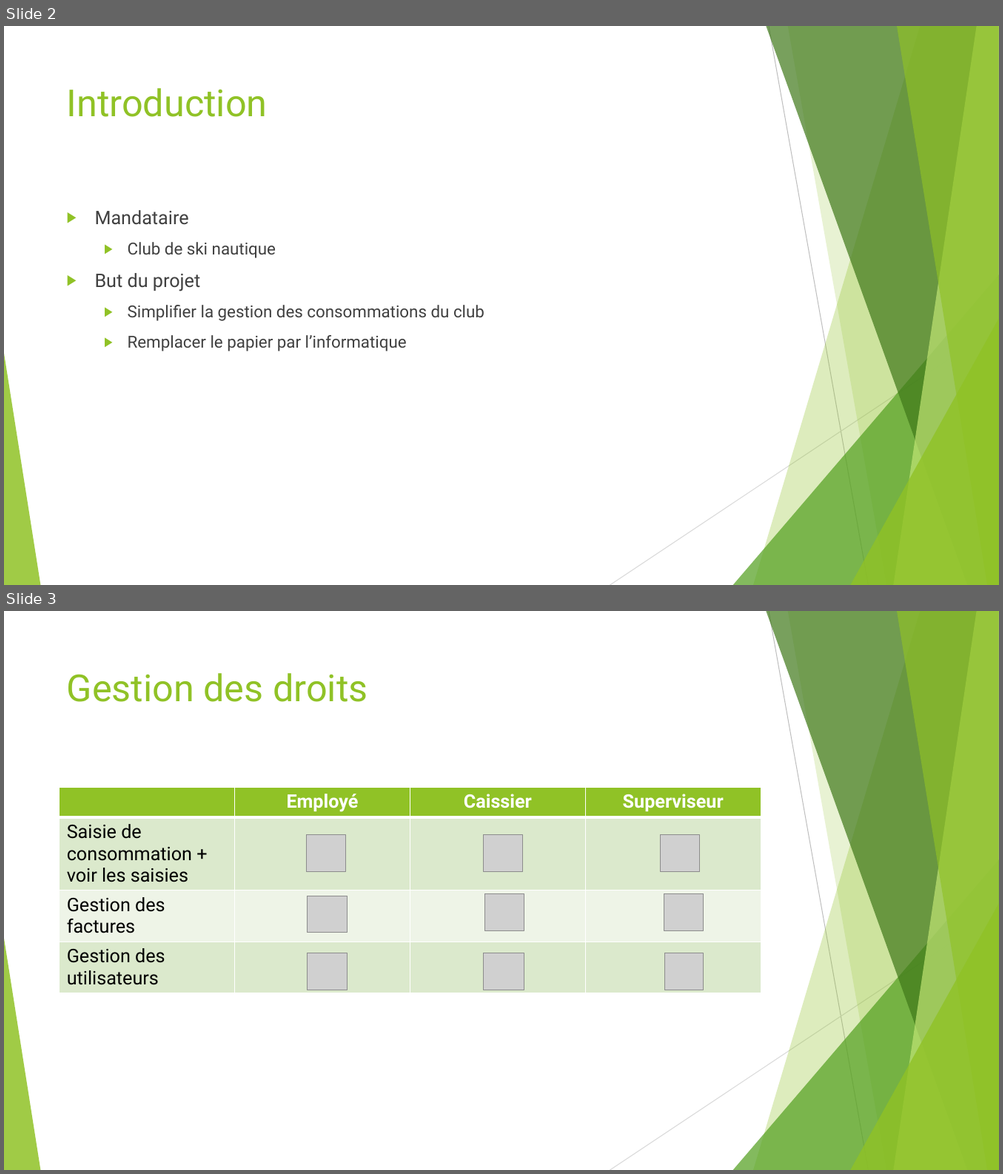
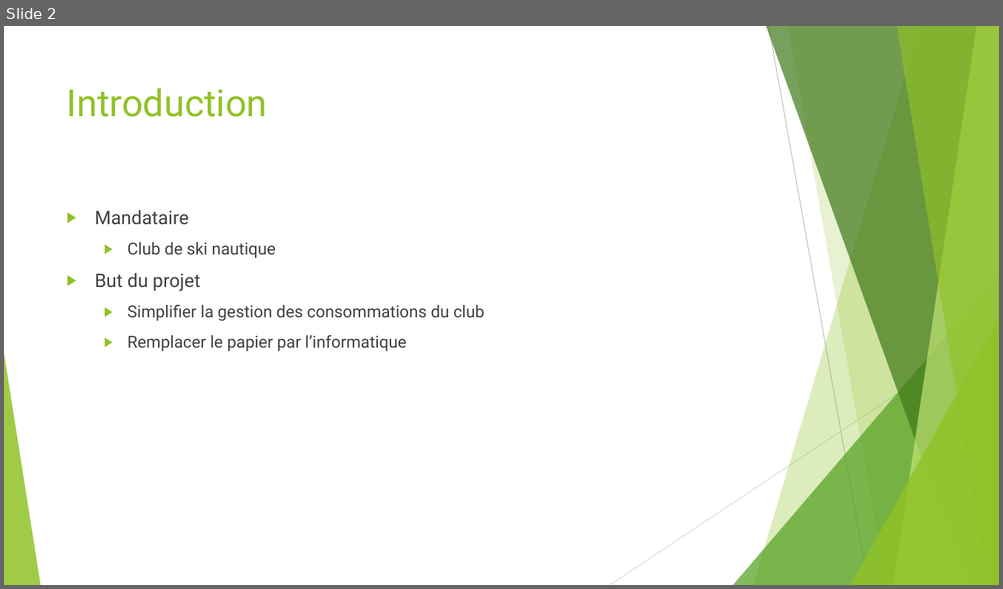
Before and after one commit to MarshallPhilip/TIP-FICTIF, a slide deck: Doc/Presentation/Presentation.pptx. Shown one above the other, each under a label of ours: slides 2 and 3 before the commit, slide 2 after it. The pictures are 1003x1174 and 1003x589 pixels, drawn with LibreOffice and Linux fonts; fonts in the diff are those of the drawing; grey boxes stand for pictures. Boxes give left, top, right and bottom in pixels: in the first picture for what was removed or moved away, otherwise in the second. Text is boxed around its words. In the diff, an @@ line names an element or a change of style, - is before the commit and + after.

```diff
--- a/Doc/Presentation/Presentation.pptx
+++ b/Doc/Presentation/Presentation.pptx
@@ slide 3 removed at <box>4,611,999,1170</box>, background #FFFFFF; not listed: 10 template elements that a slide beside it also shows @@
@@ title removed at <box>67,673,367,702</box> @@
-Gestion des droits
@@ table removed at <box>60,787,760,997</box>, 4 rows, 4 columns @@
- | Employé | Caissier | Superviseur
-Saisie de consommation + voir les saisies |  |  | 
-Gestion des factures |  |  | 
-Gestion des utilisateurs |  |  | 
@@ picture removed at <box>307,834,346,871</box> @@
@@ picture removed at <box>484,834,523,871</box> @@
@@ picture removed at <box>660,834,700,871</box> @@
@@ picture removed at <box>307,896,347,933</box> @@
@@ picture removed at <box>485,894,524,931</box> @@
@@ picture removed at <box>664,894,703,931</box> @@
@@ picture removed at <box>307,954,347,990</box> @@
@@ picture removed at <box>484,954,524,990</box> @@
@@ picture removed at <box>664,954,703,990</box> @@
```
Also in this commit, not shown: 3 slides added, 1 other slide removed.
